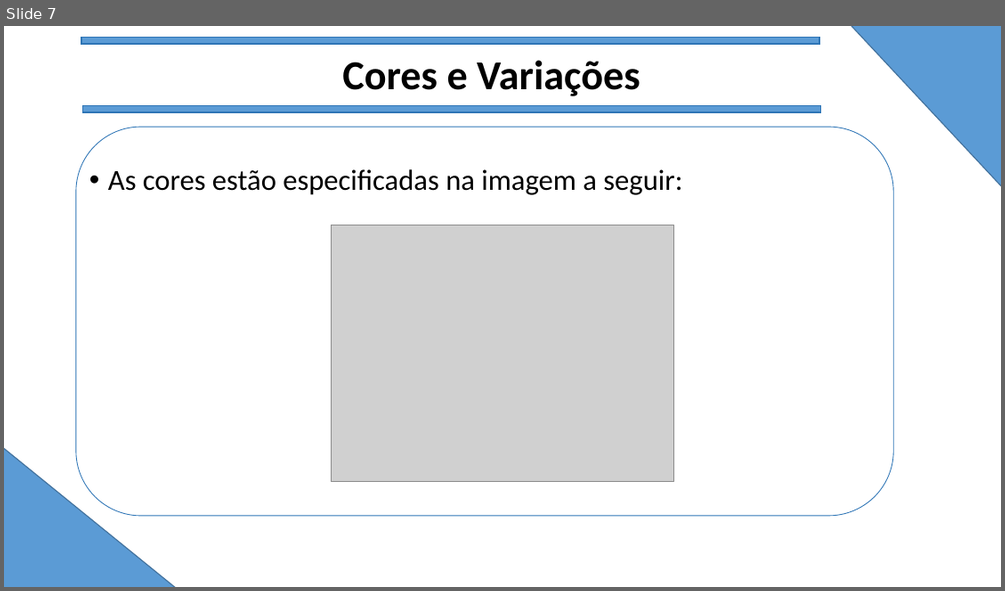
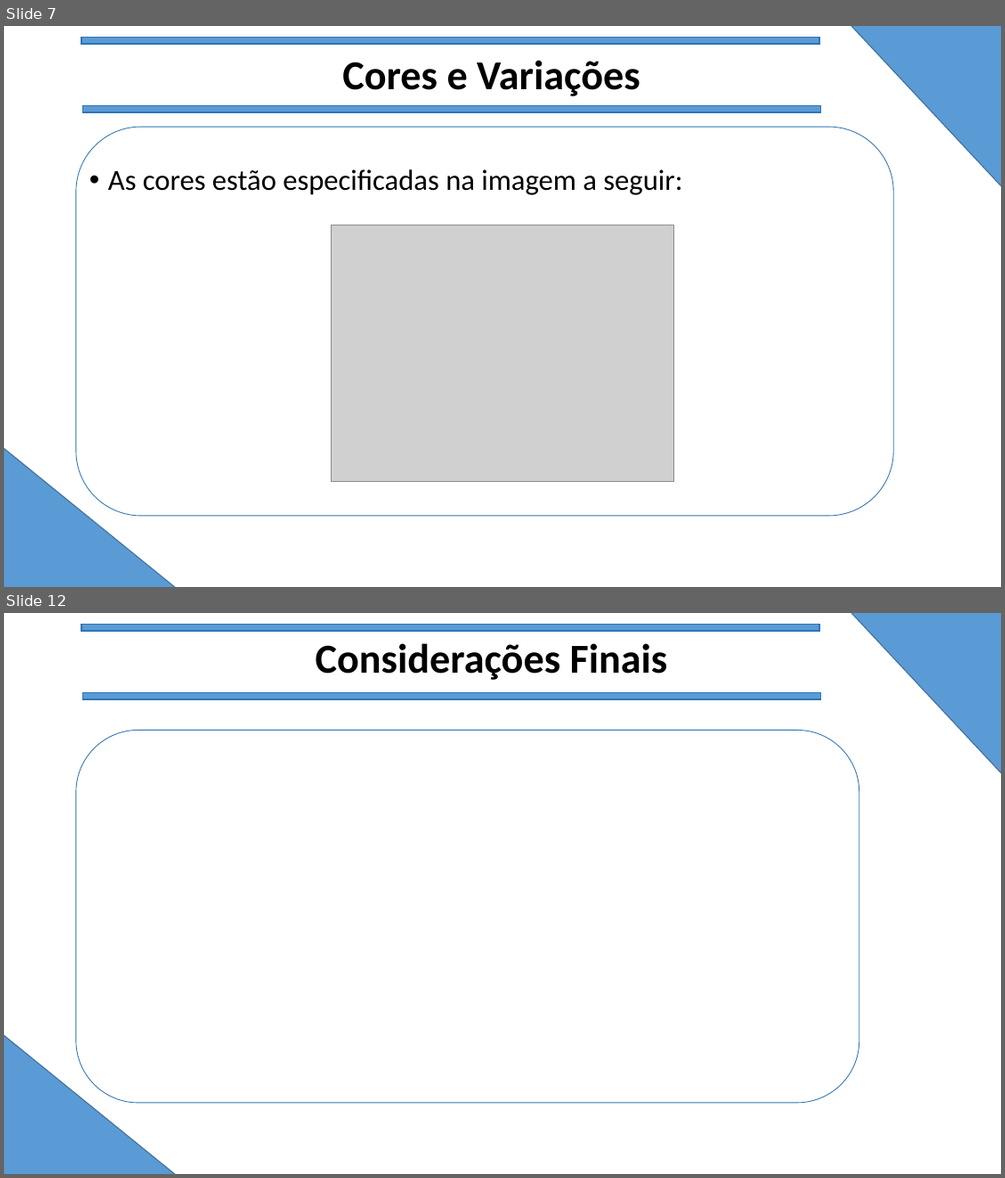
Before and after one commit to lucasdeaquino/TCC-armarios, a slide deck: João Vitor (Jão)/manual3.pptx. Shown one above the other, each under a label of ours: slide 7 before the commit, slides 7 and 12 after it; the slides between them are not shown. The pictures are 1005x591 and 1005x1178 pixels, drawn with LibreOffice and Linux fonts; fonts in the diff are those of the drawing; grey boxes stand for pictures. Boxes give left, top, right and bottom in pixels: in the first picture for what was removed or moved away, otherwise in the second. Text is boxed around its words. In the diff, an @@ line names an element or a change of style, - is before the commit and + after.

```diff
--- a/João Vitor (Jão)/manual3.pptx
+++ b/João Vitor (Jão)/manual3.pptx
@@ slide 12 added at box(4, 613, 1001, 1174), background #FFFFFF @@
@@ rectangle added at box(81, 625, 820, 631), fill #5B9BD5, outline #2E75B6 1 pt @@
@@ triangle added at box(766, 613, 1001, 967), fill #5B9BD5, outline #43739E 1 pt @@
@@ title added at box(316, 643, 668, 680), 39.6 pt, text #000000, bold @@
+Considerações Finais
@@ rectangle added at box(83, 693, 821, 699), fill #5B9BD5, outline #2E75B6 1 pt @@
@@ rounded rectangle added at box(76, 730, 859, 1102), outline #2E75B6 0.75 pt @@
@@ triangle added at box(4, 920, 340, 1174), fill #5B9BD5, outline #43739E 1 pt @@
```
Also in this commit, not shown: 2 slides changed, 2 other slides added, 1 slide removed.
